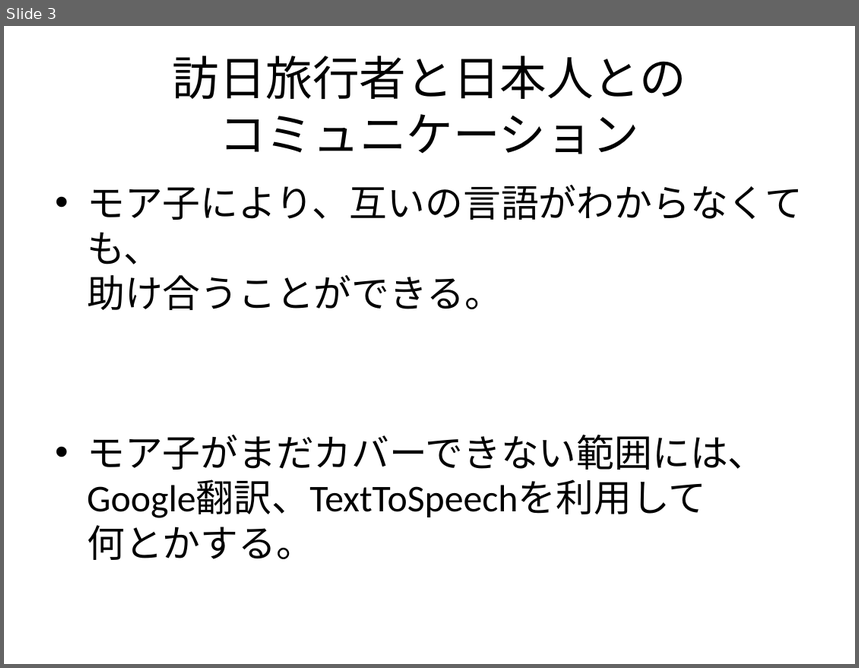
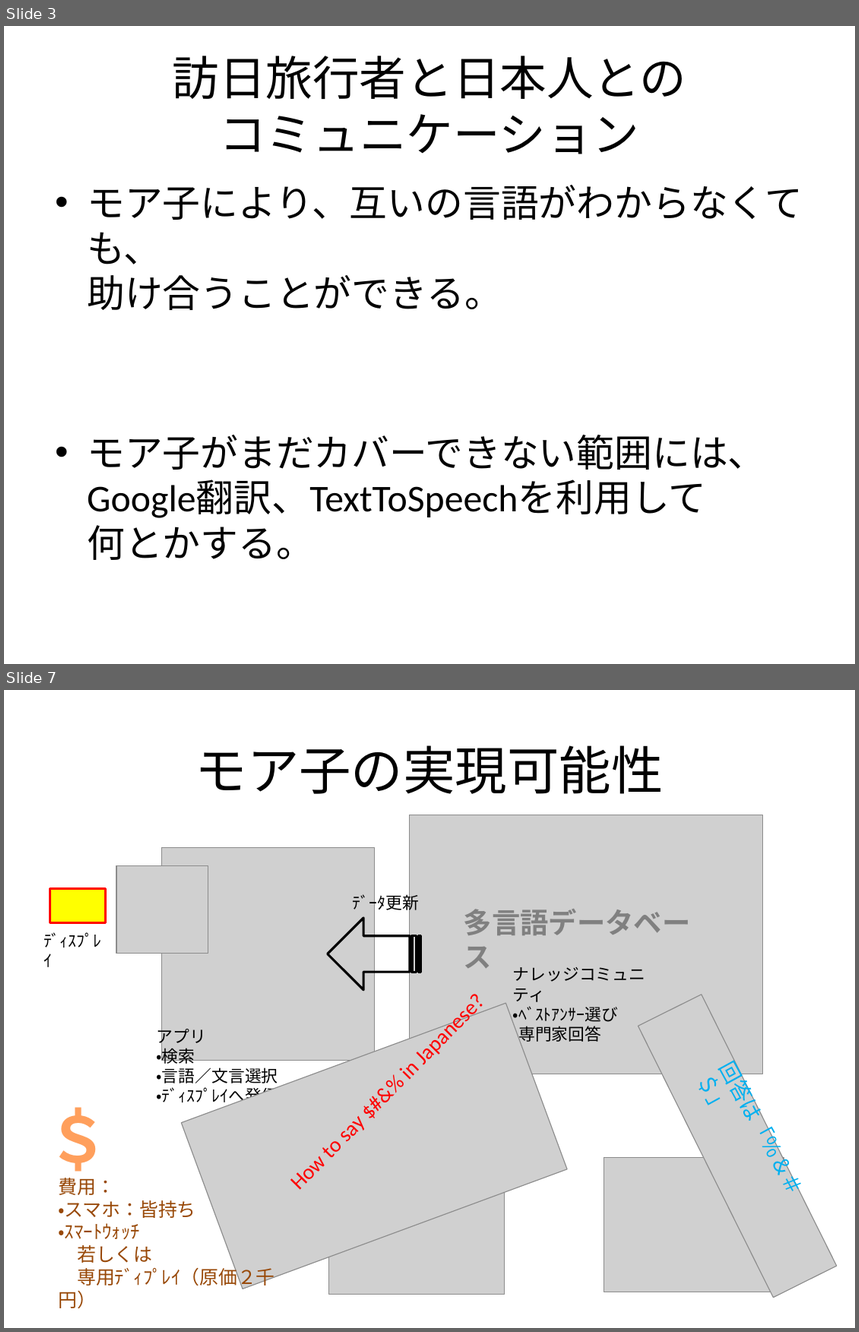
Before and after one commit to umbalaconmeogia/MoreCo, a slide deck: 05.Other/Document/モレ子プロジェクト.pptx. Shown one above the other, each under a label of ours: slide 3 before the commit, slides 3 and 7 after it; the slides between them are not shown. The pictures are 859x668 and 859x1332 pixels, drawn with LibreOffice and Linux fonts; fonts in the diff are those of the drawing; grey boxes stand for pictures. Boxes give left, top, right and bottom in pixels: in the first picture for what was removed or moved away, otherwise in the second. Text is boxed around its words. In the diff, an @@ line names an element or a change of style, - is before the commit and + after.

```diff
--- a/05.Other/Document/モレ子プロジェクト.pptx
+++ b/05.Other/Document/モレ子プロジェクト.pptx
@@ slide 7 added at (4,690,855,1328), background #FFFFFF @@
@@ title added at (196,745,664,794), 44 pt, text #000000 @@
+モア子の実現可能性
@@ text added at (353,892,419,913), 14 pt, text #000000 @@
+ﾃﾞｰﾀ更新
@@ picture added at (182,1003,567,1289) @@
@@ picture added at (638,994,837,1297) @@
@@ group added at (44,815,762,1106): 4 texts, 3 pictures, 1 rectangle, 1 striped right arrow @@
+多言語データベース
+ナレッジコミュニティ
+・ﾍﾞｽﾄｱﾝｻｰ選び
+・専門家回答
+ﾃﾞｨｽﾌﾟﾚｲ
+アプリ
+・検索
+・言語／文言選択
+・ﾃﾞｨｽﾌﾟﾚｲへ発信
@@ text added at (310,1070,418,1160), 18 pt, text #FF0000 @@
+How to say $#&% in Japanese?
@@ text added at (690,1071,754,1106), 18 pt, text #00B0F0 @@
+回答は「％＆＃＄」
@@ text added at (37,1096,119,1182), 54 pt, text gradient #FFA367 to #FF9F5D to #F38E3A, bold @@
+＄
@@ picture added at (329,1160,505,1295) @@
@@ picture added at (604,1157,785,1293) @@
@@ text added at (58,1178,275,1290), 16 pt, text #984807 @@
+費用：
+・スマホ：皆持ち
+・ｽﾏｰﾄｳｫｯﾁ
+若しくは
+専用ﾃﾞｨﾌﾟﾚｲ（原価２千円）
```
Also in this commit, not shown: 2 slides changed, 3 other slides added, 1 other file.
